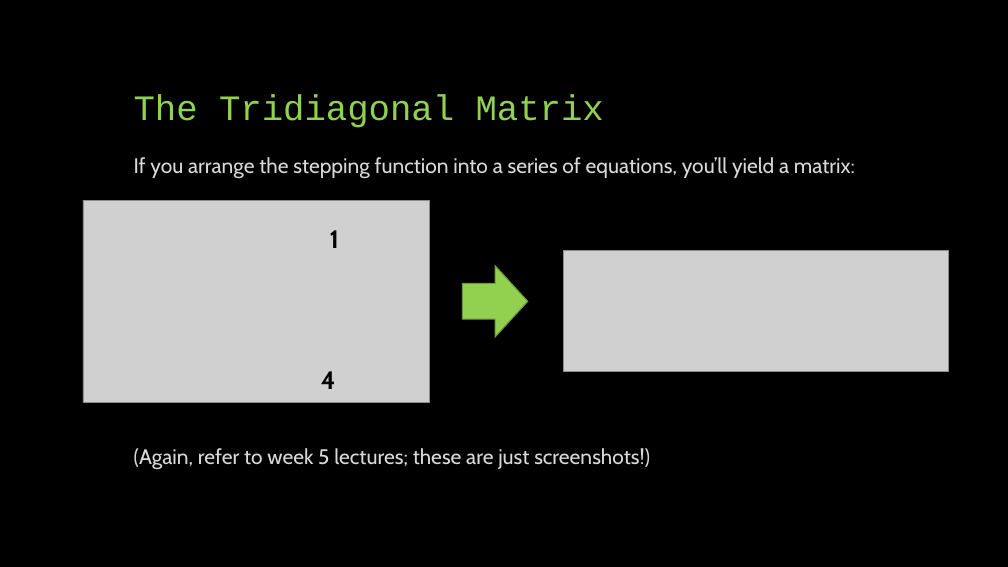
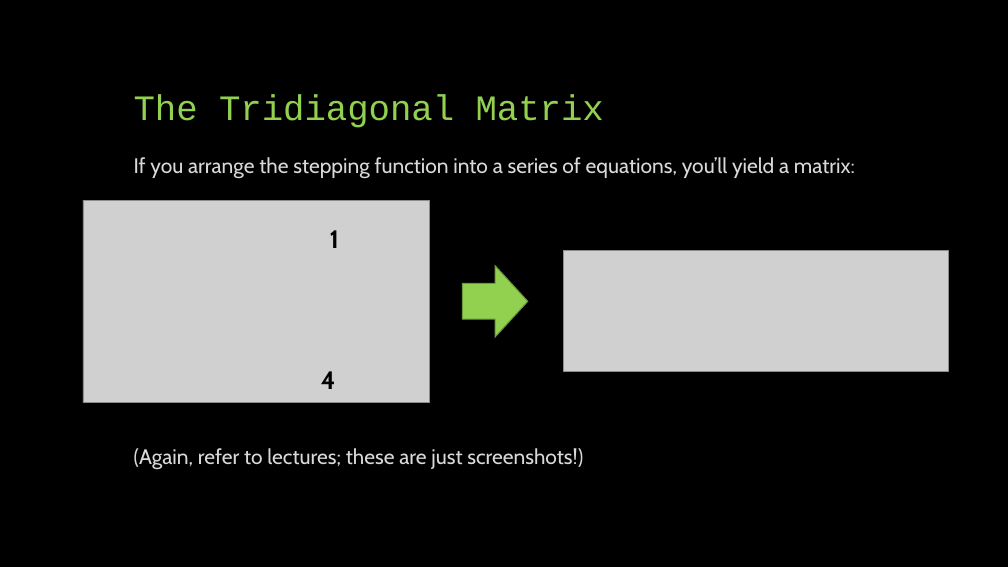
Before and after one commit to phys3112/Tutorials-with-Matt, a slide deck: slide 11 of Tutorial 5 Iterative methods.pptx (slide 12 before the commit). Drawn at 1008x567 pixels with LibreOffice and Linux fonts; fonts in the diff are those of the drawing; grey boxes stand for pictures. Boxes give left, top, right and bottom in pixels: in the first picture for what was removed or moved away, otherwise in the second. Text is boxed around its words. In the diff, an @@ line names an element or a change of style, - is before the commit and + after.

```diff
--- a/Tutorial 5 Iterative methods.pptx
+++ b/Tutorial 5 Iterative methods.pptx
@@ text at bbox=[134, 448, 583, 470]: text changed @@
-(Again, refer to week 5 lectures; these are just screenshots!)
+(Again, refer to lectures; these are just screenshots!)
```
Also in this commit, not shown: 7 other slides changed, 1 slide added, 2 slides removed, 1 other file.
